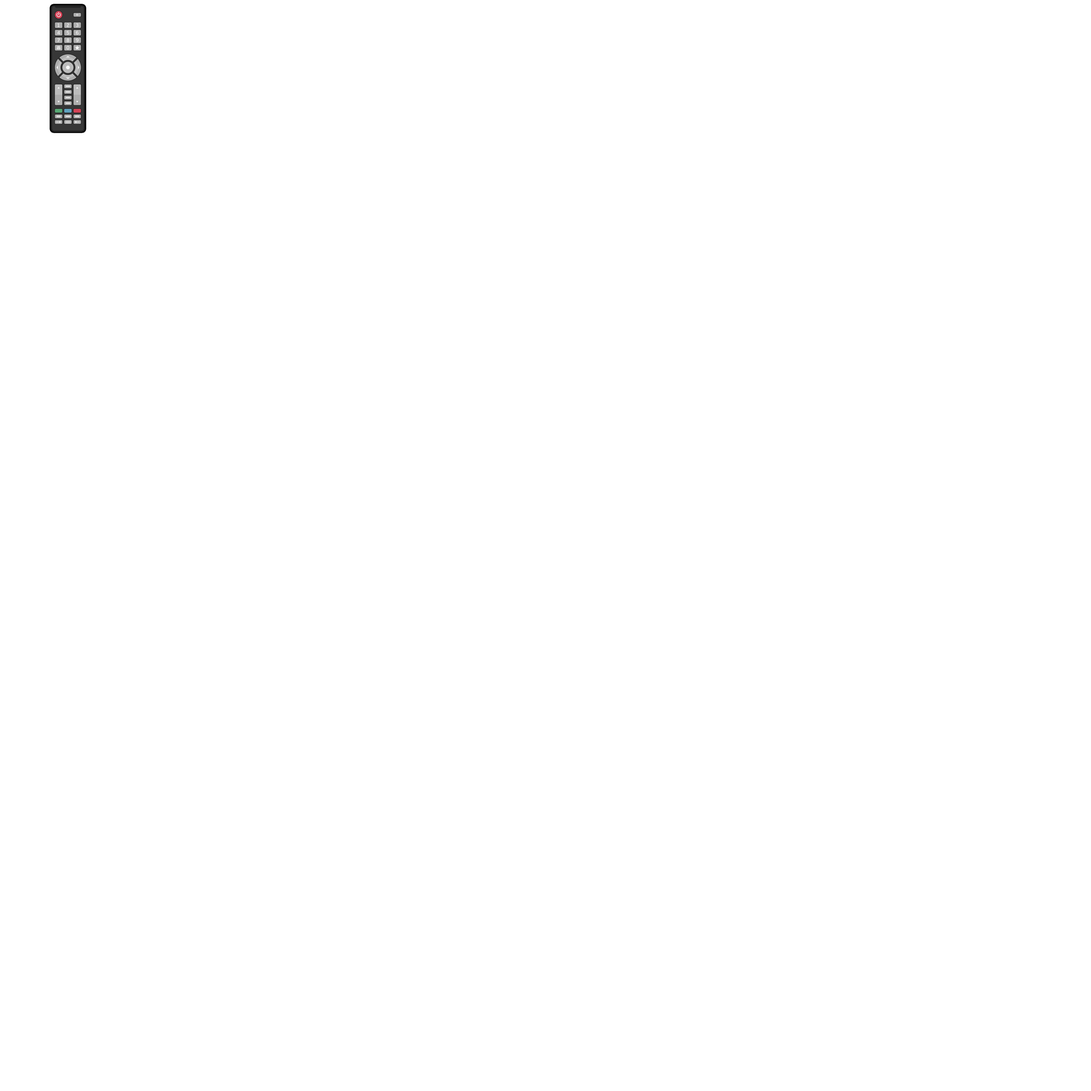
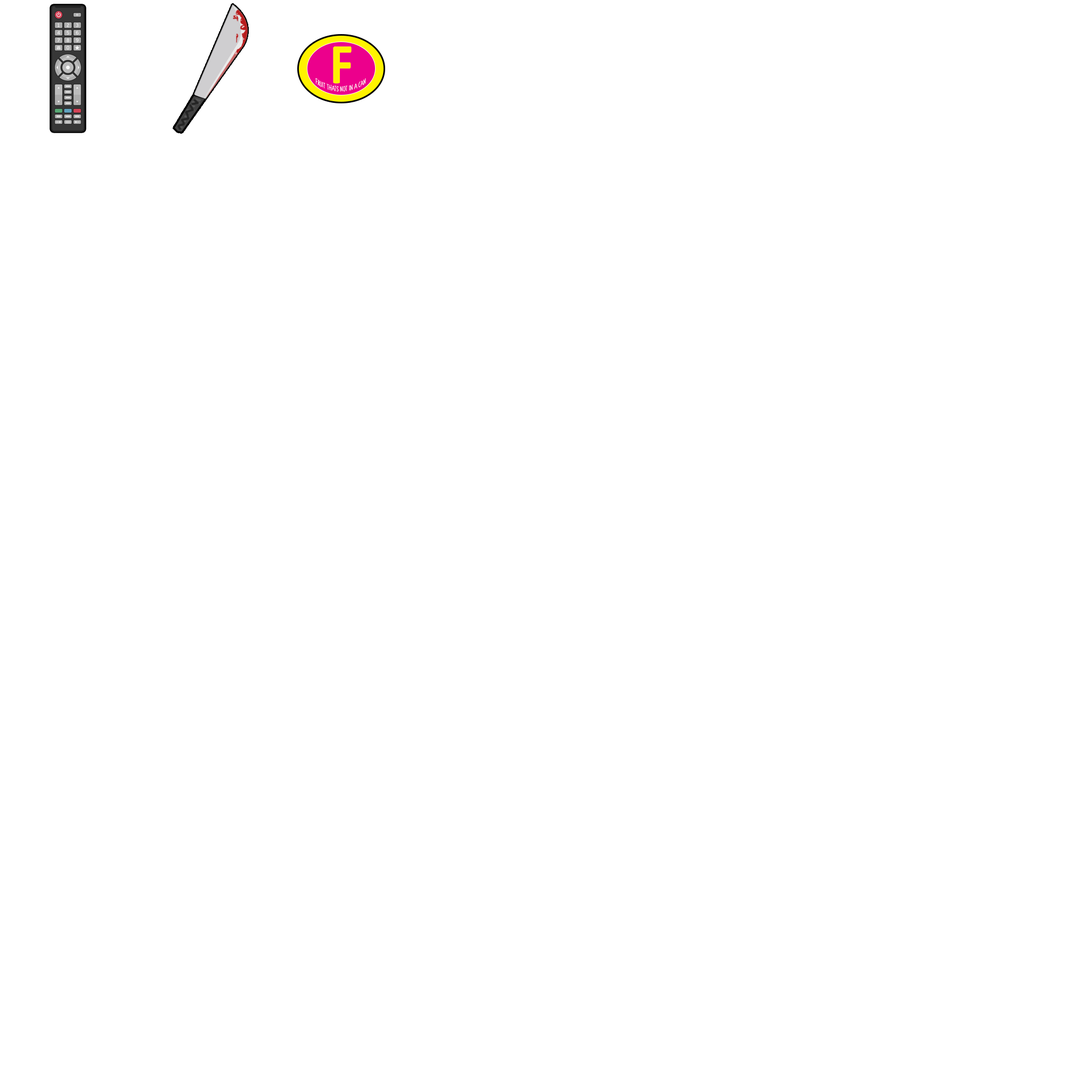
Layers edited between the first and the second 1091 x 1091 image:
added group "Group 1" with 4 layers above "Knife" over [297, 34, 386, 104]
added layer "fruit thats not in a can" in group "Group 1" over [315, 77, 367, 92]
added layer "F" in group "Group 1" over [333, 46, 352, 84]
added layer "Ellipse 1 copy" in group "Group 1" over [306, 41, 376, 96]
added layer "Ellipse 1" in group "Group 1" over [297, 34, 386, 104]
added group "Knife" (1st of 2) with 2 layers above "Control" over [173, 3, 249, 134]
added layer "Layer 3" in group "Knife" over [206, 9, 249, 99]
added layer "Knife" (2nd of 2, in "Knife") in group "Knife" over [173, 3, 249, 134]
